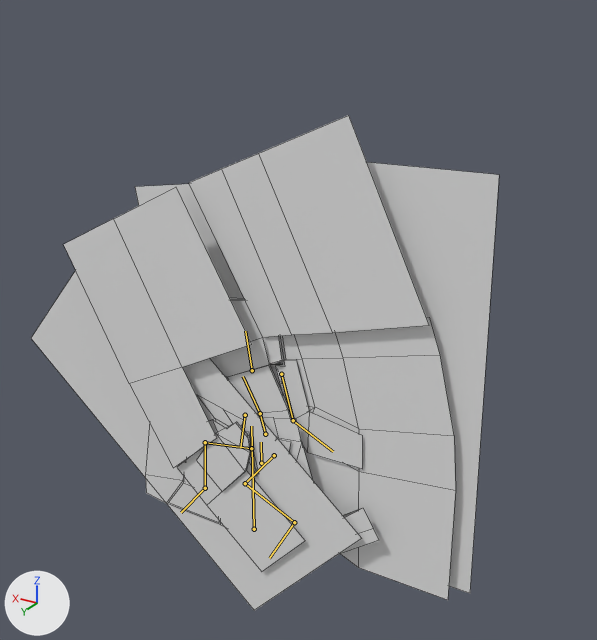
What one commit did to the FBX model Unity/Assets/Arcadians/AvatarFemale/avatarFemale.fbx.
Camera for both pictures: a 50 mm lens placed at (-3.5, 5.06, 4.69), pointed at (-0.25, -0.36, 1.98). The axes (+X, +Y, +Z) are drawn at lower left. The lights are the same throughout. Both versions are drawn at frame 7 of the action 'female.armature|m.skillMelee'; the numbers are the values there. The bones that bend it are drawn over the model as lines. Mesh edges are drawn as thin lines.

Names of what the first picture shows: 'avatar.Female'.
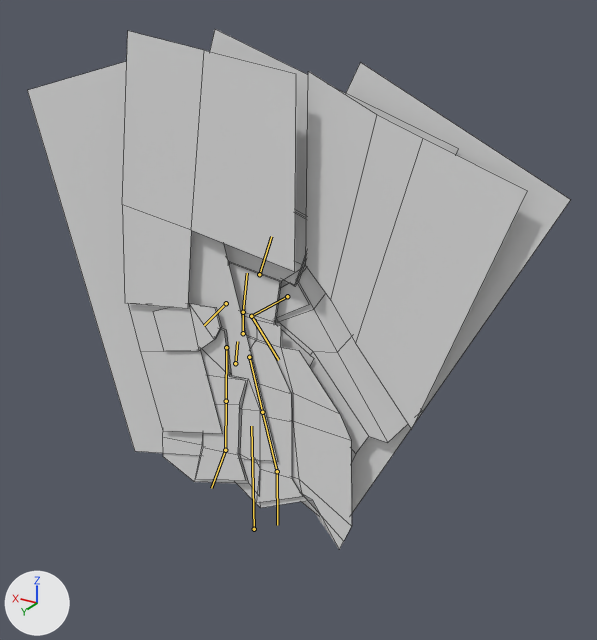
Changed parts and their boxes (x1, y1, x2, y2) in the pictures (597 x 640 px):
'avatar.Female', posed (16% wider): before (31, 115, 499, 611); after (27, 29, 570, 550)
bone 'b_Spine.001', root to tip: before (261, 463) to (261, 442); after (235, 363) to (237, 341)
bone 'b_Spine.002', root to tip: before (265, 434) to (260, 413); after (243, 333) to (243, 312)
bone 'b_Spine.003', root to tip: before (260, 413) to (243, 376); after (243, 312) to (247, 273)
bone 'b_Head', root to tip: before (252, 370) to (245, 331); after (259, 274) to (271, 236)
bone 'b_LArm', root to tip: before (245, 415) to (240, 448); after (226, 303) to (204, 325)
bone 'b_RArm.001', root to tip: before (281, 374) to (293, 420); after (287, 296) to (251, 316)
bone 'b_RArm.002', root to tip: before (293, 420) to (333, 451); after (251, 316) to (278, 360)
bone 'b_LLeg.001', root to tip: before (251, 448) to (205, 442); after (226, 347) to (226, 401)
bone 'b_LLeg.002', root to tip: before (205, 442) to (205, 488); after (226, 401) to (225, 450)
bone 'b_LFoot', root to tip: before (205, 488) to (181, 512); after (225, 450) to (211, 488)
bone 'b_RLeg.001', root to tip: before (274, 455) to (245, 483); after (249, 357) to (262, 412)
bone 'b_RLeg.002', root to tip: before (245, 483) to (294, 522); after (262, 412) to (277, 471)
bone 'b_RFoot', root to tip: before (294, 522) to (269, 558); after (277, 471) to (277, 525)

The change in detail:
Bone 'b_Spine.001' (bone_b_spine_001) moves from (-0.239, -0.328, 0.0) to (0.0, 0.567, 0.0).
Bone 'b_Spine.001' (bone_b_spine_001) turns from (0, 0, 0) to (0, 0, 8) degrees about its own x, y and z.
Bone 'b_Spine.002' (bone_b_spine_002) turns from (0, 0, -15) to (0, 0, -7) degrees about its own x, y and z.
Bone 'b_Spine.003' (bone_b_spine_003) turns from (0, 0, -12) to (0, 0, 8) degrees about its own x, y and z.
Bone 'b_Head' (bone_b_head) turns from (0, 0, 18) to (0, 0, 11) degrees about its own x, y and z.
Bone 'b_LArm' (bone_b_larm) turns from (0, 0, -22) to (0, 0, -23) degrees about its own x, y and z.
Bone 'b_RArm.001' (bone_b_rarm_001) turns from (0, 0, -12) to (0, 0, -47) degrees about its own x, y and z.
Bone 'b_RArm.002' (bone_b_rarm_002) turns from (0, 0, -14) to (0, 0, 29) degrees about its own x, y and z.
Bone 'b_LLeg.001' (bone_b_lleg_001) turns from (0, 0, -45) to (0, 0, 39) degrees about its own x, y and z.
Bone 'b_LLeg.002' (bone_b_lleg_002) turns from (0, 0, 42) to (0, 0, -34) degrees about its own x, y and z.
Bone 'b_LFoot' (bone_b_lfoot) turns from (-3, 0, 0) to (-20, 0, 0) degrees about its own x, y and z.
Bone 'b_RLeg.001' (bone_b_rleg_001) turns from (0, 0, 53) to (0, 0, -7) degrees about its own x, y and z.
Bone 'b_RLeg.002' (bone_b_rleg_002) turns from (0, 0, -84) to (0, 0, 20) degrees about its own x, y and z.
Bone 'b_RFoot' (bone_b_rfoot) turns from (0, 0, 32) to (0, 0, -48) degrees about its own x, y and z.
